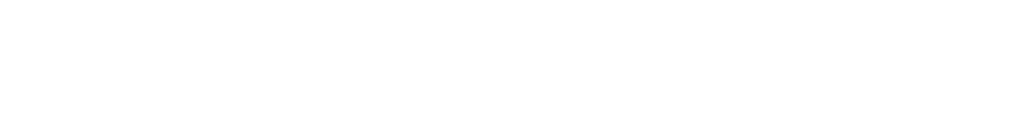
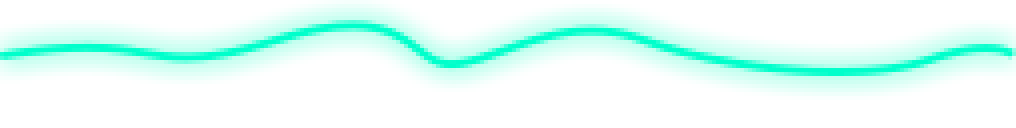
Revision of a layered 1016 × 128 image; what changed, layer by layer:
hid "Layer 3" over (0, 0, 1016, 100)
added layer "Shape 1" (1st of 2) above "Shape 1" over (0, 0, 1016, 100)
